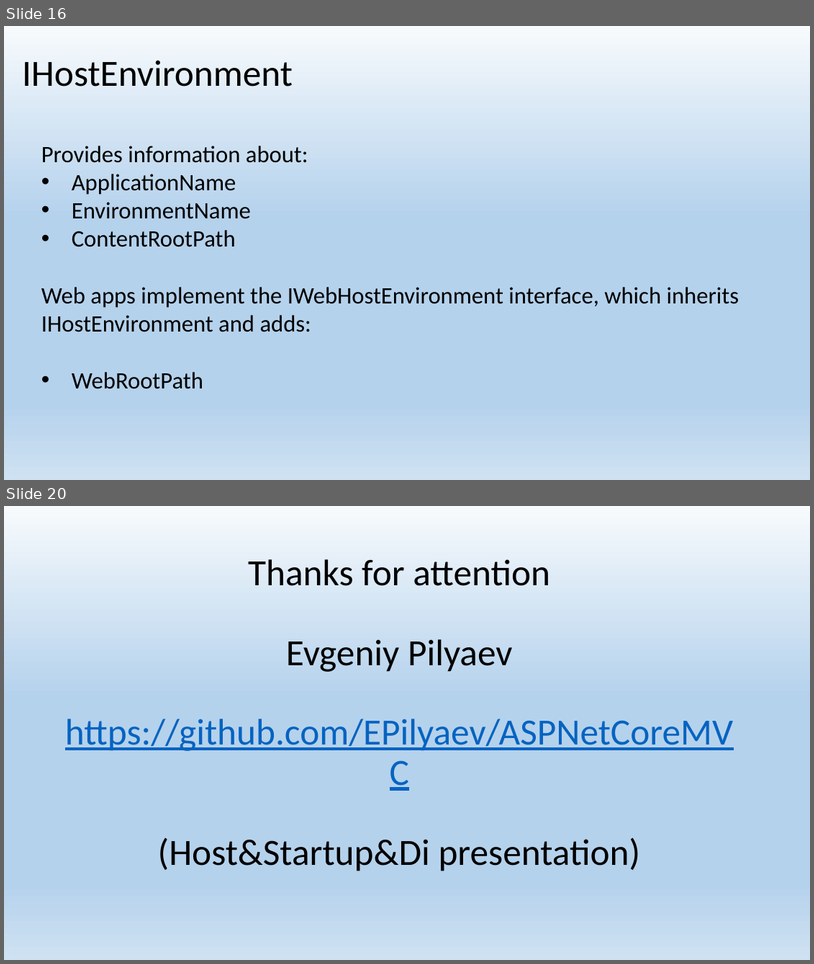
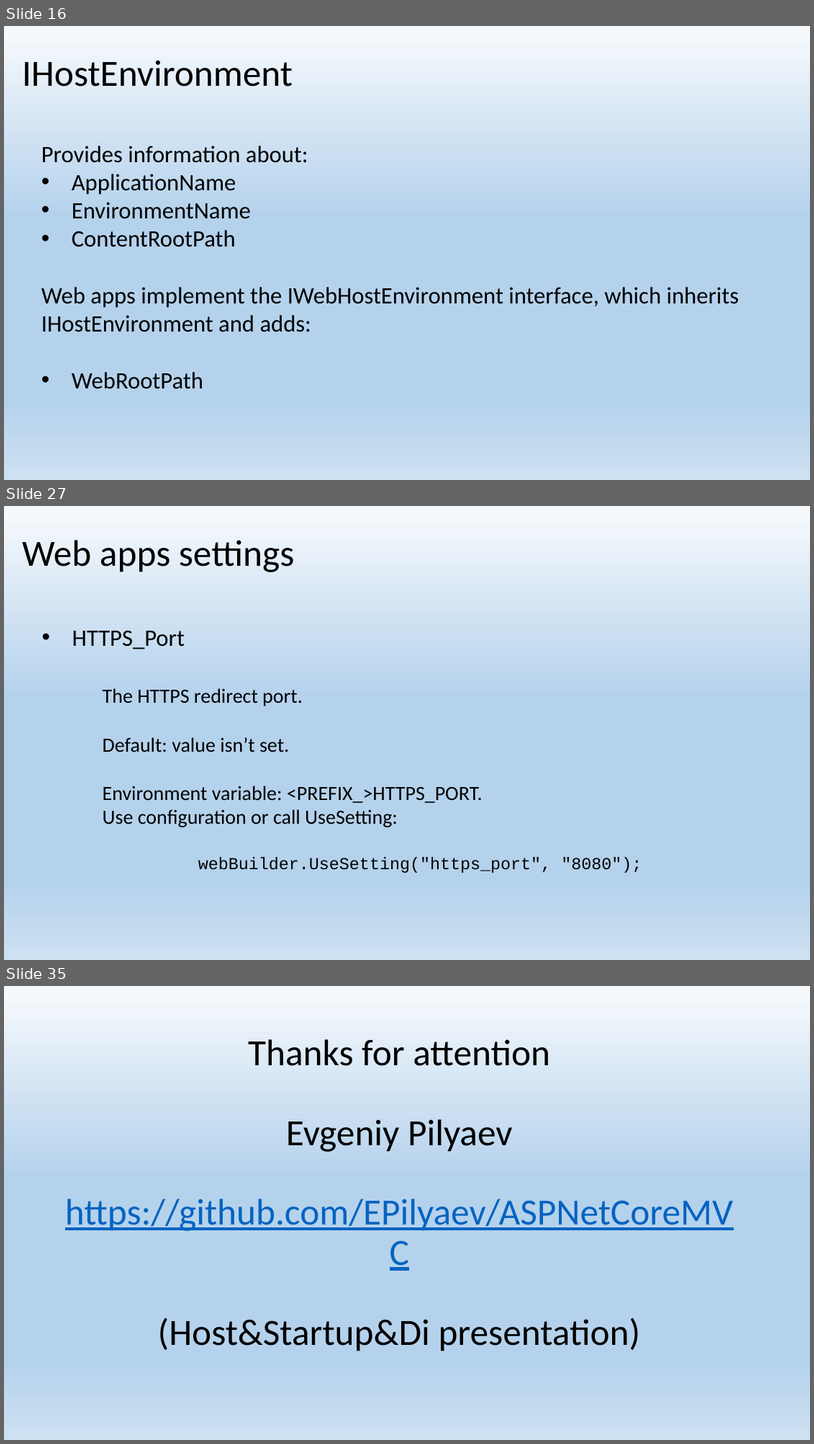
Before and after one commit to EPilyaev/ASPNetCoreMVC, a slide deck: Host&Startup&Di.pptx. Shown one above the other, each under a label of ours: slides 16 and 20 before the commit, slides 16, 27 and 35 after it; the slides between them are not shown. The pictures are 814x964 and 814x1444 pixels, drawn with LibreOffice and Linux fonts; fonts in the diff are those of the drawing. Boxes give left, top, right and bottom in pixels: in the first picture for what was removed or moved away, otherwise in the second. Text is boxed around its words. In the diff, an @@ line names an element or a change of style, - is before the commit and + after.

Commit message:
Add Host configuration - Web app settings slides

```diff
--- a/Host&Startup&Di.pptx
+++ b/Host&Startup&Di.pptx
@@ slide 27 added at box(4, 506, 810, 960), background gradient #F7FAFD to #B5D2EC to #CEE1F2 @@
@@ title added at box(22, 540, 294, 572), 44 pt, text #000000 @@
+Web apps settings
@@ text added at box(72, 631, 642, 872), 24 pt, text #000000 @@
+• HTTPS_Port
+The HTTPS redirect port.
+Default: value isn’t set.
+Environment variable: <PREFIX_>HTTPS_PORT.
+Use configuration or call UseSetting:
+webBuilder.UseSetting("https_port", "8080");
@@ what was slide 20 is now slide 35 @@
```
Also in this commit, not shown: 2 slides changed, 15 other slides added, 1 slide removed, 1 other file.
